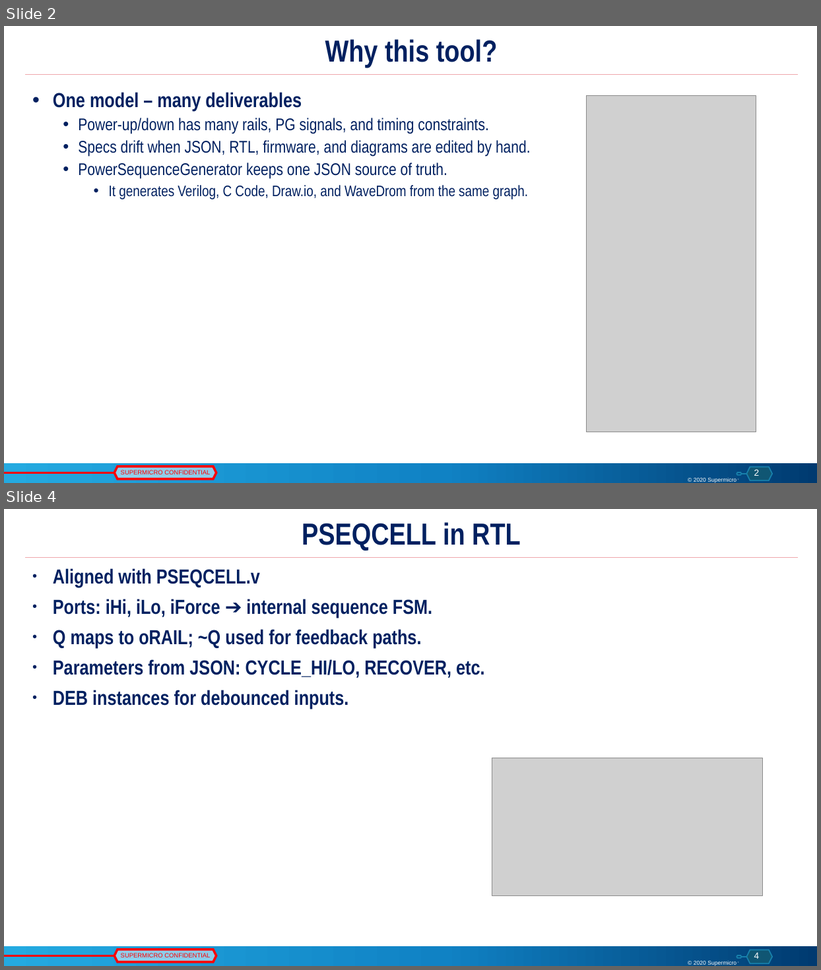
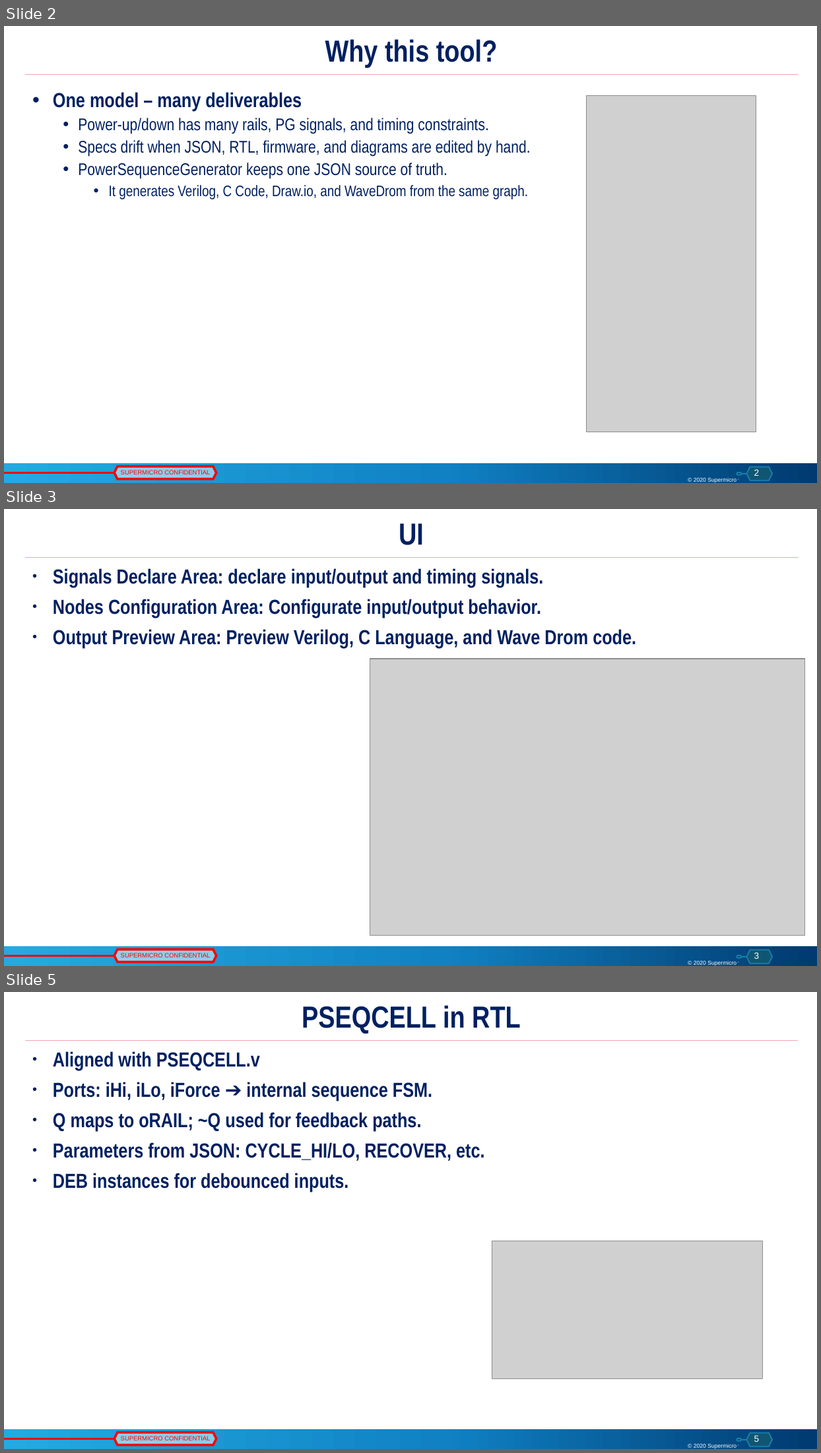
Before and after one commit to maxharu/pwrseq_gen, a slide deck: doc/PowerSequenceGenerator_v1.3.pptx. Shown one above the other, each under a label of ours: slides 2 and 4 before the commit, slides 2, 3 and 5 after it; the slides between them are not shown. The pictures are 821x970 and 821x1453 pixels, drawn with LibreOffice and Linux fonts; fonts in the diff are those of the drawing; grey boxes stand for pictures; background and template pictures are left out. Boxes give left, top, right and bottom in pixels: in the first picture for what was removed or moved away, otherwise in the second. Text is boxed around its words. In the diff, an @@ line names an element or a change of style, - is before the commit and + after.

```diff
--- a/doc/PowerSequenceGenerator_v1.3.pptx
+++ b/doc/PowerSequenceGenerator_v1.3.pptx
@@ slide 3 added at [4,509,817,966], background #FFFFFF; not listed: 11 template elements that a slide beside it also shows @@
@@ title added at [399,524,424,545], 27 pt, text #002060, bold @@
+UI
@@ text added at [53,568,636,648], 18 pt, text #002060, bold @@
+• Signals Declare Area: declare input/output and timing signals.
+• Nodes Configuration Area: Configurate input/output behavior.
+• Output Preview Area: Preview Verilog, C Language, and Wave Drom code.
@@ picture added at [370,659,805,935] @@
@@ what was slide 4 is now slide 5 @@
@@ page number at [754,1436,760,1442]: text changed @@
-4
+5
```
Also in this commit, not shown: 4 slides changed, 1 other slide added, 1 slide removed, 5 other files.
